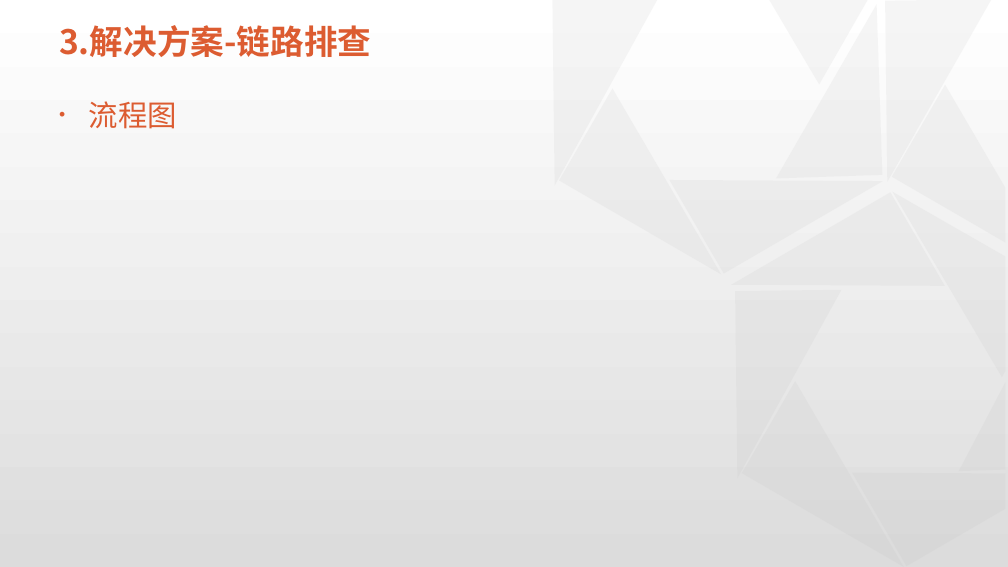
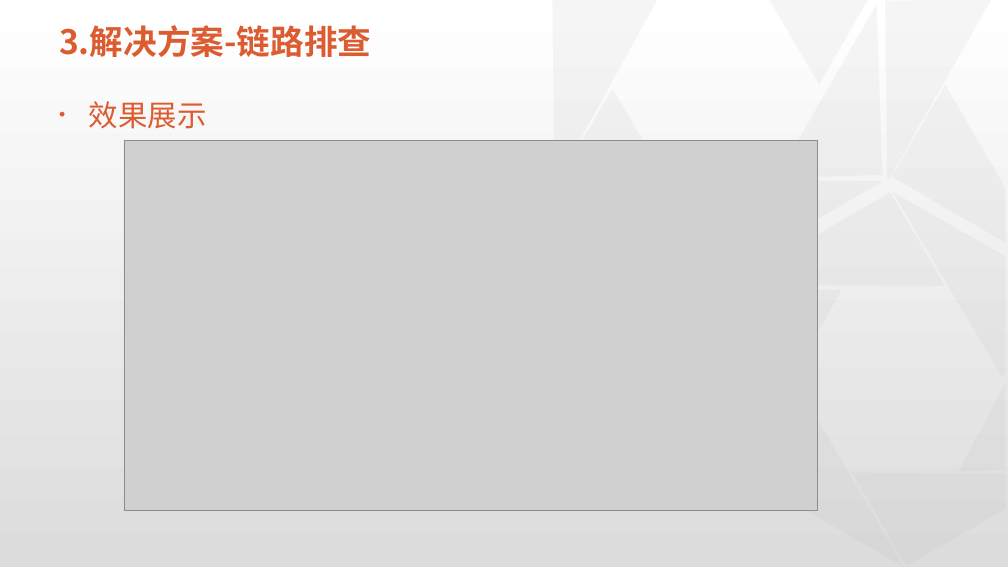
Before and after one commit to physicsLoveJava/java-miscellaneous, a slide deck: slide 20 of tech-interview/a-task/实习总结-07-26.pptx (slide 23 before the commit). Drawn at 1008x567 pixels with LibreOffice and Linux fonts; fonts in the diff are those of the drawing; grey boxes stand for pictures; background and template pictures are left out. Boxes give left, top, right and bottom in pixels: in the first picture for what was removed or moved away, otherwise in the second. Text is boxed around its words. In the diff, an @@ line names an element or a change of style, - is before the commit and + after.

```diff
--- a/tech-interview/a-task/实习总结-07-26.pptx
+++ b/tech-interview/a-task/实习总结-07-26.pptx
@@ text at box(89, 101, 206, 129): text changed @@
-• 流程图
+• 效果展示
@@ picture added at box(124, 141, 818, 511) @@
```
Also in this commit, not shown: 7 other slides changed, 1 slide added, 4 slides removed.
